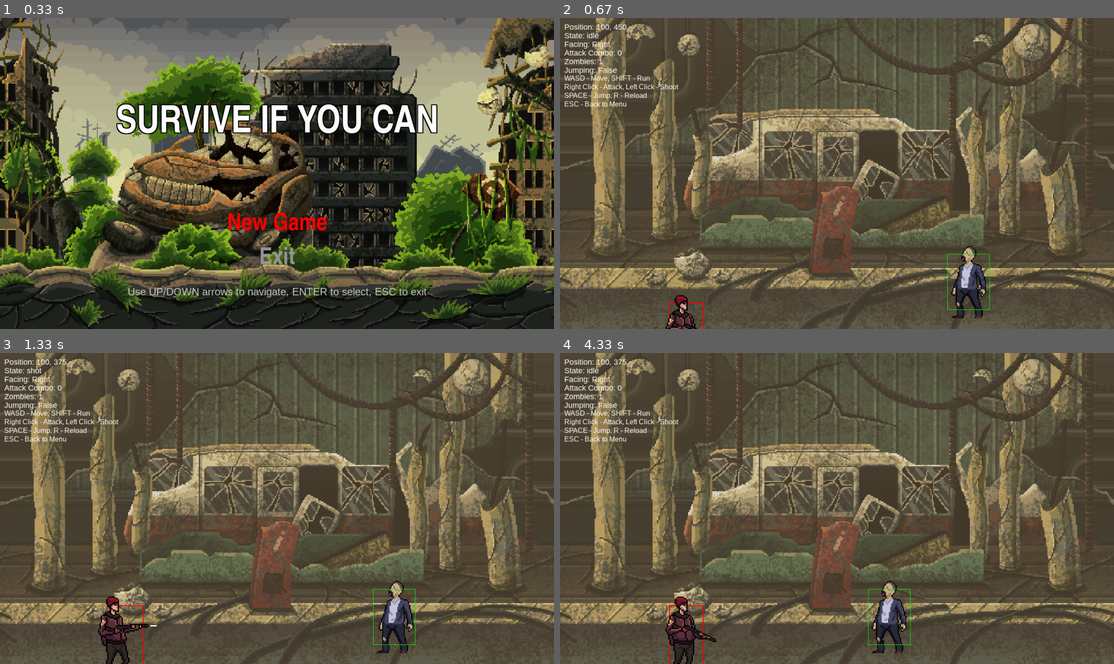
Above: before the commit, frames 1-4 (two rows, left to right).
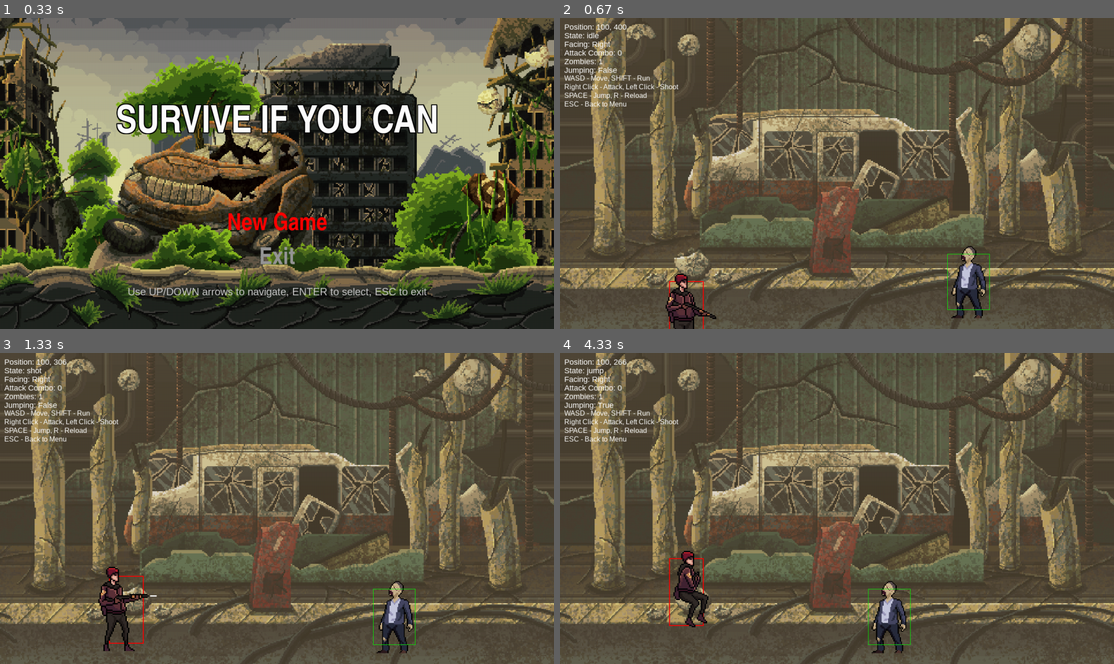
Above: after the commit, the same moments.

Repository: ViniciusH97/pygame
Game: pygame game, started from jogo6/a06/jogo.py
Two runs of this game, one before a commit and one after it. Both use one fixed random seed, a clock stepped at 60 frames per second and the inputs below.
Inputs (mouse positions are in pixels of both pictures, inside the frame that each line leads up to):
- Up to frame 1 (0.33 s): no input
- Up to frame 2 (0.67 s): tap Enter at 0.33 s
- Up to frame 3 (1.33 s): hold Up 0.67-1.13 s; click (277, 530) at 1.22 s
- Up to frame 4 (4.33 s): tap Space at 2.07, 2.37, 2.97, 3.27, 3.8, 4.1 s

Frame 1 is identical in both runs. In frame 2, 0.7% of the frame differs, in the area x 10-29%, y 1-100%; in frame 3, 1.4%; in frame 4, 1.7%, in the area x 4-29%, y 1-100%.

Commit message:
posição

Diff:
--- a/jogo6/a06/jogo.py
+++ b/jogo6/a06/jogo.py
@@ -8,6 +8,7 @@
 WINDOW_HEIGHT = pygame.display.Info().current_h
 
 screen = pygame.display.set_mode((WINDOW_WIDTH, WINDOW_HEIGHT), pygame.FULLSCREEN)
+screen = pygame.display.set_mode((WINDOW_WIDTH, WINDOW_HEIGHT))
 pygame.display.set_caption("Survive If You Can")
 
 BASE_DIR = os.path.dirname(os.path.dirname(__file__))
@@ -116,7 +117,6 @@
 
         except Exception as e:
             print(f"Error loading sprites: {e}")
-            # Create a simple fallback
             fallback_surface = pygame.Surface((128, 128))
             fallback_surface.fill((255, 0, 0))
 
@@ -140,7 +140,6 @@
         is_moving = False
         is_running = False
 
-        # Handle events for attacks and actions
         for event in events:
             if event.type == MOUSEBUTTONDOWN:
                 if event.button == 3 and self.current_state in ["idle", "walk", "run"]:  # Right mouse button
@@ -230,7 +229,6 @@
 
             self.world_x += movement
 
-            # Determine movement animation state
             if is_moving:
                 if is_running:
                     self.current_state = "run"
@@ -239,10 +237,8 @@
             else:
                 self.current_state = "idle"
 
-        # Keep player within bounds
-        self.world_y = max(375, min(self.world_y, 500))
-
-        # Update current animation
+        self.world_y = max(266, min(self.world_y, 400))
+
         self.current_animation = self.animations[self.current_state]
         self.current_animation.update(dt)
 
@@ -279,7 +275,6 @@
         self.facing_right = False
         self.current_state = "idle"
 
-        # Smaller hitbox for zombie
         hitbox_width = int(128 * self.scale * 0.3)
         hitbox_height = int(128 * self.scale * 0.4)
         self.rect = pygame.Rect(x, y, hitbox_width, hitbox_height)
@@ -290,9 +285,8 @@
             idle_path = os.path.join(zombie_dir, "Idle.png")
             print(f"Loading zombie idle sprite from: {idle_path}")
 
-            # Zombie idle animation - 768x128 means 6 frames of 128x128 each
             self.animations = {
-                "idle": AnimatedSprite(idle_path, 128, 128, 6, 300),  # 6 frames, slower animation
+                "idle": AnimatedSprite(idle_path, 128, 128, 6, 300),
             }
 
         except Exception as e:
